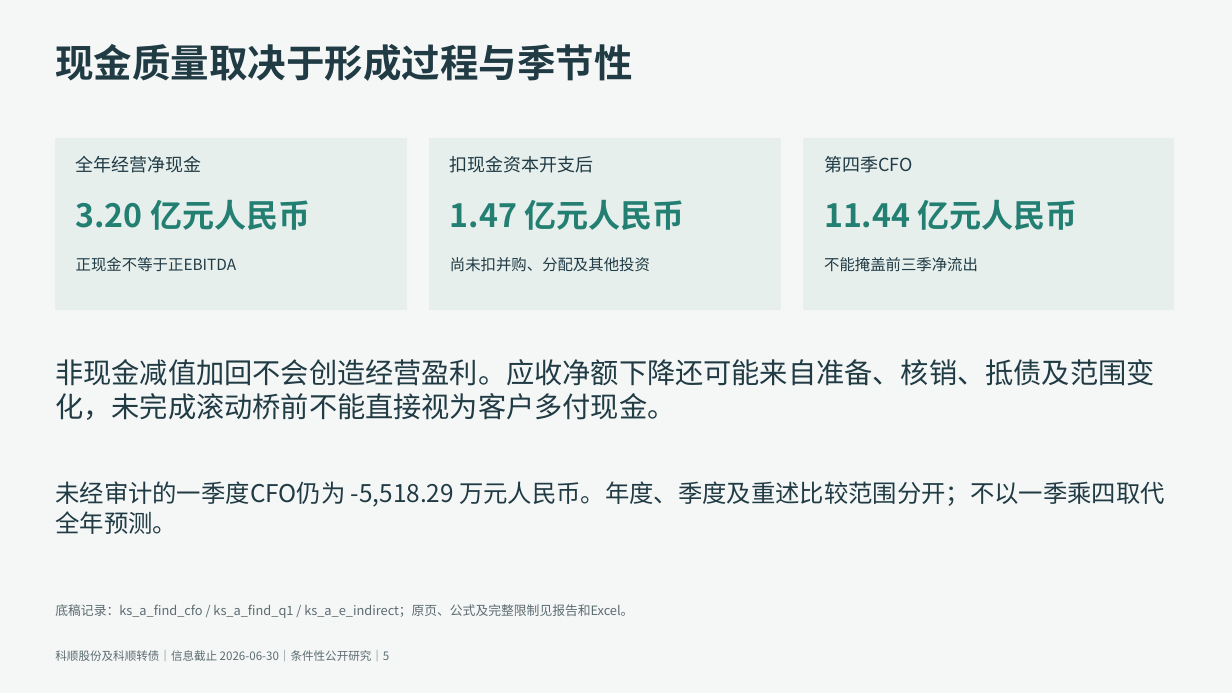
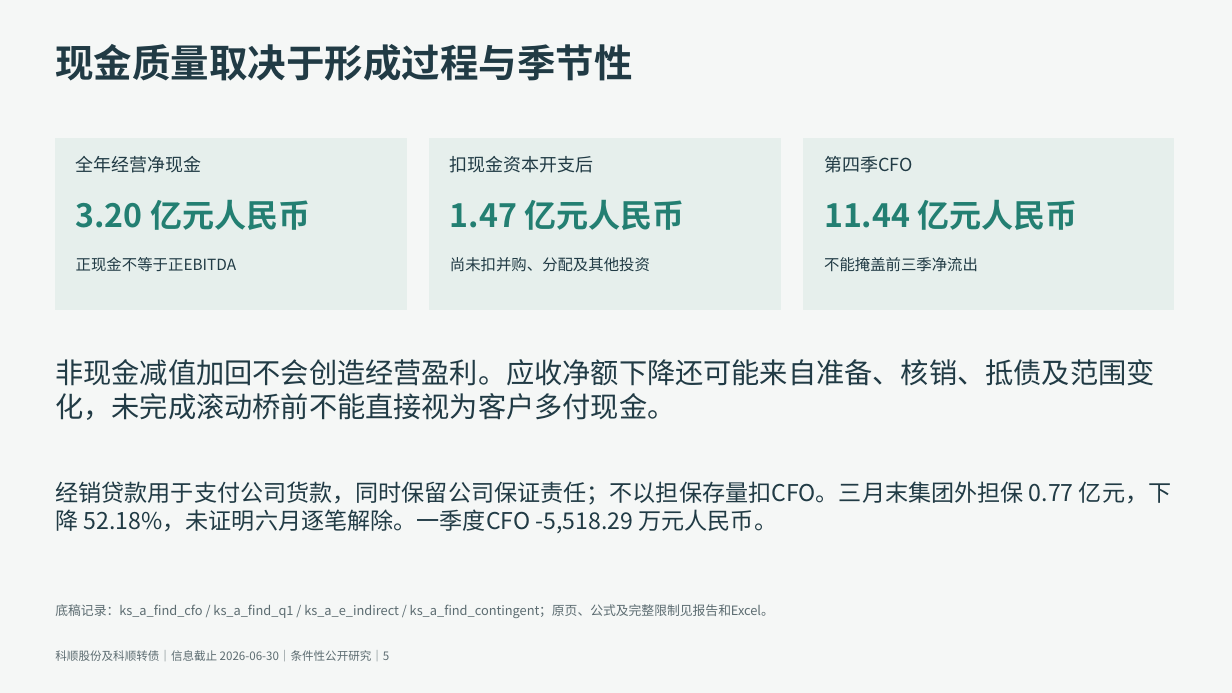
Before and after one commit to qingkongwanli0l/annual-report-analysis, a slide deck: slide 5 of examples/keshun-2025/deliverables/research-brief.pptx. Drawn at 1232x693 pixels with LibreOffice and Linux fonts; fonts in the diff are those of the drawing. Boxes give left, top, right and bottom in pixels: in the first picture for what was removed or moved away, otherwise in the second. Text is boxed around its words. In the diff, an @@ line names an element or a change of style, - is before the commit and + after.

```diff
--- a/examples/keshun-2025/deliverables/research-brief.pptx
+++ b/examples/keshun-2025/deliverables/research-brief.pptx
@@ text at (55,481,1171,533): text changed; size 19 to 18 pt @@
-未经审计的一季度CFO仍为 -5,518.29 万元人民币。年度、季度及重述比较范围分开；不以一季乘四取代全年预测。
+经销贷款用于支付公司货款，同时保留公司保证责任；不以担保存量扣CFO。三月末集团外担保 0.77 亿元，下降 52.18%，未证明六月逐笔解除。一季度CFO -5,518.29 万元人民币。
@@ text at (55,604,774,618): text changed @@
-底稿记录：ks_a_find_cfo / ks_a_find_q1 / ks_a_e_indirect；原页、公式及完整限制见报告和Excel。
+底稿记录：ks_a_find_cfo / ks_a_find_q1 / ks_a_e_indirect / ks_a_find_contingent；原页、公式及完整限制见报告和Excel。
```
Also in this commit, not shown: 2 other slides changed, 6 other files.
